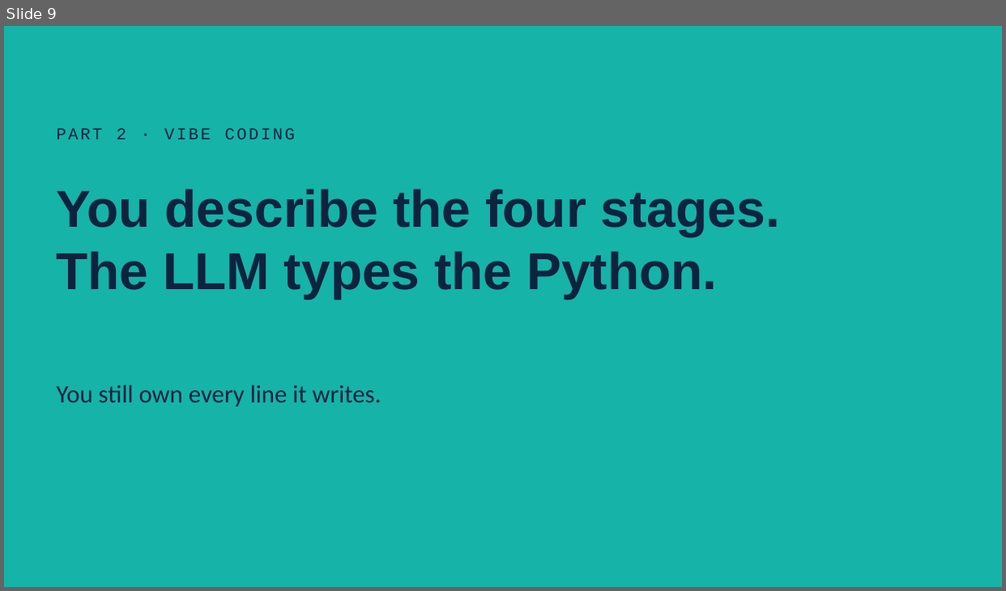
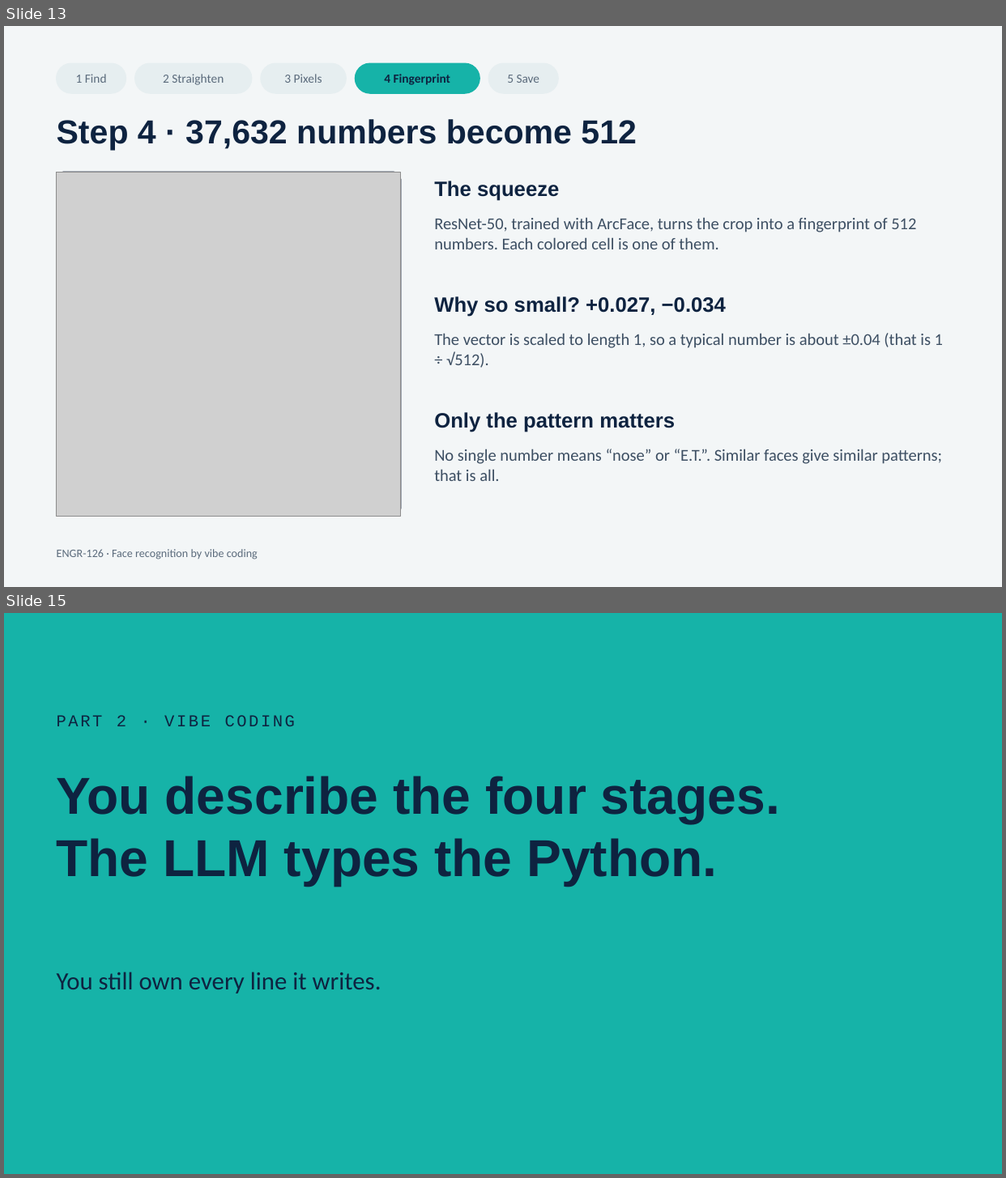
Before and after one commit to ET-Phone-Home-AI/ET-Phone-Home-AI, a slide deck: Face_Recognition_Vibe_Coding.pptx. Shown one above the other, each under a label of ours: slide 9 before the commit, slides 13 and 15 after it; the slides between them are not shown. The pictures are 1006x591 and 1006x1178 pixels, drawn with LibreOffice and Linux fonts; fonts in the diff are those of the drawing; grey boxes stand for pictures. Boxes give left, top, right and bottom in pixels: in the first picture for what was removed or moved away, otherwise in the second. Text is boxed around its words. In the diff, an @@ line names an element or a change of style, - is before the commit and + after.

```diff
--- a/Face_Recognition_Vibe_Coding.pptx
+++ b/Face_Recognition_Vibe_Coding.pptx
@@ slide 13 added at (x1=4, y1=26, x2=1002, y2=587), background #F3F6F7 @@
@@ rounded rectangle added at (x1=57, y1=63, x2=126, y2=93), fill #E6EEF0, outline #E6EEF0 1 pt @@
@@ text added at (x1=76, y1=74, x2=107, y2=83), 12 pt, text #5B6B7C @@
+1 Find
@@ rounded rectangle added at (x1=135, y1=63, x2=252, y2=93), fill #E6EEF0, outline #E6EEF0 1 pt @@
@@ text added at (x1=163, y1=74, x2=224, y2=85), 12 pt, text #5B6B7C @@
+2 Straighten
@@ rounded rectangle added at (x1=261, y1=63, x2=346, y2=93), fill #E6EEF0, outline #E6EEF0 1 pt @@
@@ text added at (x1=284, y1=74, x2=322, y2=83), 12 pt, text #5B6B7C @@
+3 Pixels
@@ rounded rectangle added at (x1=355, y1=63, x2=480, y2=93), fill #16B3A8, outline #16B3A8 1 pt @@
@@ text added at (x1=384, y1=74, x2=450, y2=85), 12 pt, text #0E2340, bold @@
+4 Fingerprint
@@ rounded rectangle added at (x1=488, y1=63, x2=558, y2=93), fill #E6EEF0, outline #E6EEF0 1 pt @@
@@ text added at (x1=507, y1=75, x2=540, y2=83), 12 pt, text #5B6B7C @@
+5 Save
@@ text added at (x1=57, y1=119, x2=637, y2=151), 32 pt, text #0E2340, bold @@
+Step 4 · 37,632 numbers become 512
@@ rounded rectangle added at (x1=57, y1=172, x2=401, y2=516), fill #0D1B34, outline #0D1B34 1 pt @@
@@ picture added at (x1=57, y1=172, x2=401, y2=516) @@
@@ text added at (x1=434, y1=181, x2=559, y2=201), 20 pt, text #0E2340, bold @@
+The squeeze
@@ text added at (x1=434, y1=217, x2=916, y2=250), 16 pt, text #3D4F63 @@
+ResNet-50, trained with ArcFace, turns the crop into a fingerprint of 512 numbers. Each colored cell is one of them.
@@ text added at (x1=434, y1=297, x2=726, y2=317), 20 pt, text #0E2340, bold @@
+Why so small? +0.027, −0.034
@@ text added at (x1=434, y1=333, x2=943, y2=368), 16 pt, text #3D4F63 @@
+The vector is scaled to length 1, so a typical number is about ±0.04 (that is 1 ÷ √512).
@@ text added at (x1=434, y1=412, x2=675, y2=433), 20 pt, text #0E2340, bold @@
+Only the pattern matters
@@ text added at (x1=434, y1=449, x2=942, y2=481), 16 pt, text #3D4F63 @@
+No single number means “nose” or “E.T.”. Similar faces give similar patterns; that is all.
@@ text added at (x1=57, y1=549, x2=258, y2=560), 11 pt, text #5B6B7C @@
+ENGR-126 · Face recognition by vibe coding
@@ what was slide 9 is now slide 15 @@
```
Also in this commit, not shown: 5 other slides added.
